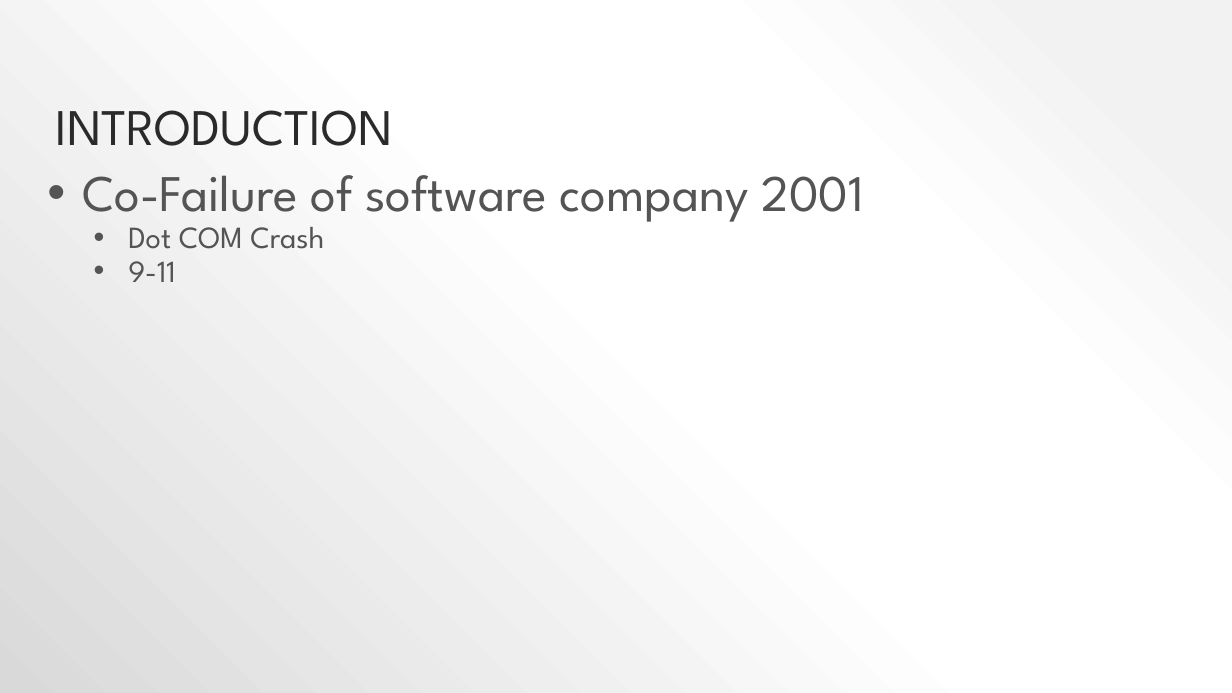
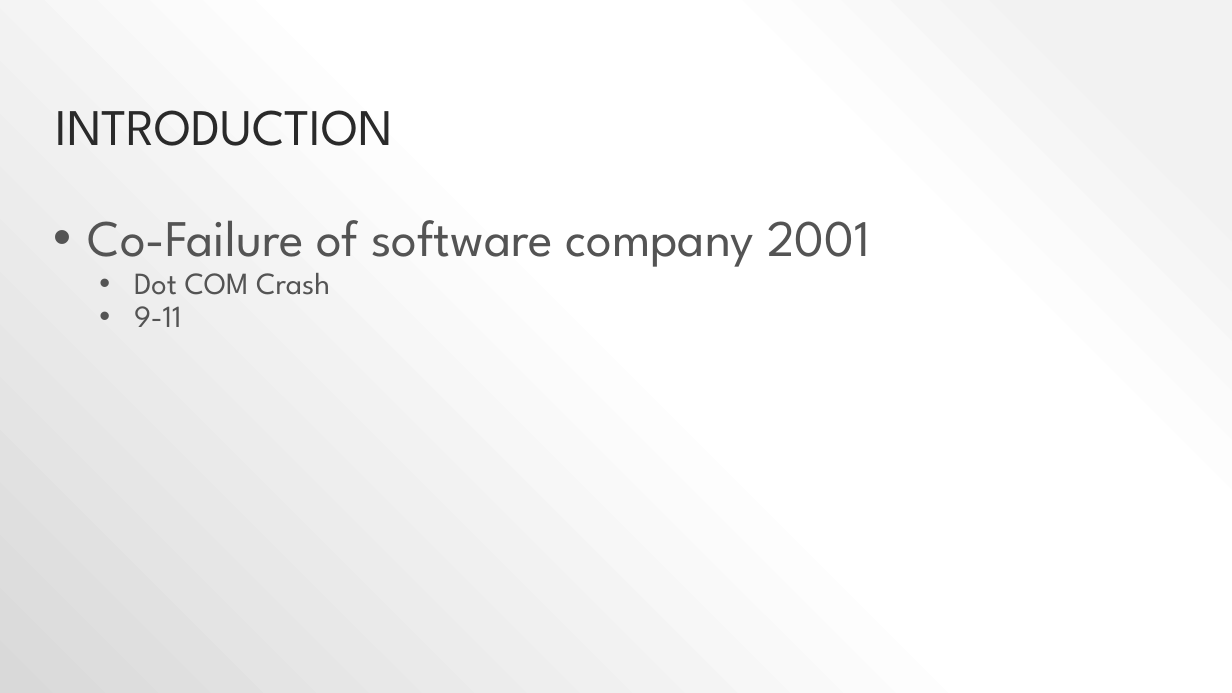
Before and after one commit to pjsteele/techtalksky, a slide deck: slide 6 of presentation/techTalk.pptx. Drawn at 1232x693 pixels with LibreOffice and Linux fonts; fonts in the diff are those of the drawing. Boxes give left, top, right and bottom in pixels: in the first picture for what was removed or moved away, otherwise in the second. Text is boxed around its words. In the diff, an @@ line names an element or a change of style, - is before the commit and + after.

```diff
--- a/presentation/techTalk.pptx
+++ b/presentation/techTalk.pptx
@@ text "Co-Failure of software company 2001": place and size @@
-text "Co-Failure of software company 2001" at [82, 175, 864, 282]
+text "Co-Failure of software company 2001" at [88, 220, 870, 327]
```
Also in this commit, not shown: 9 other slides changed, 3 other files.
